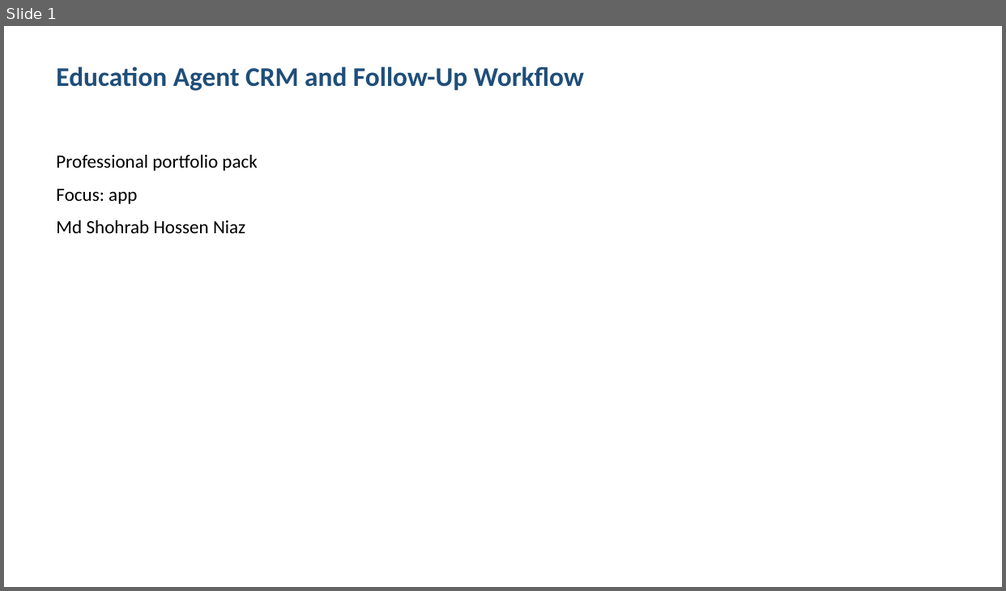
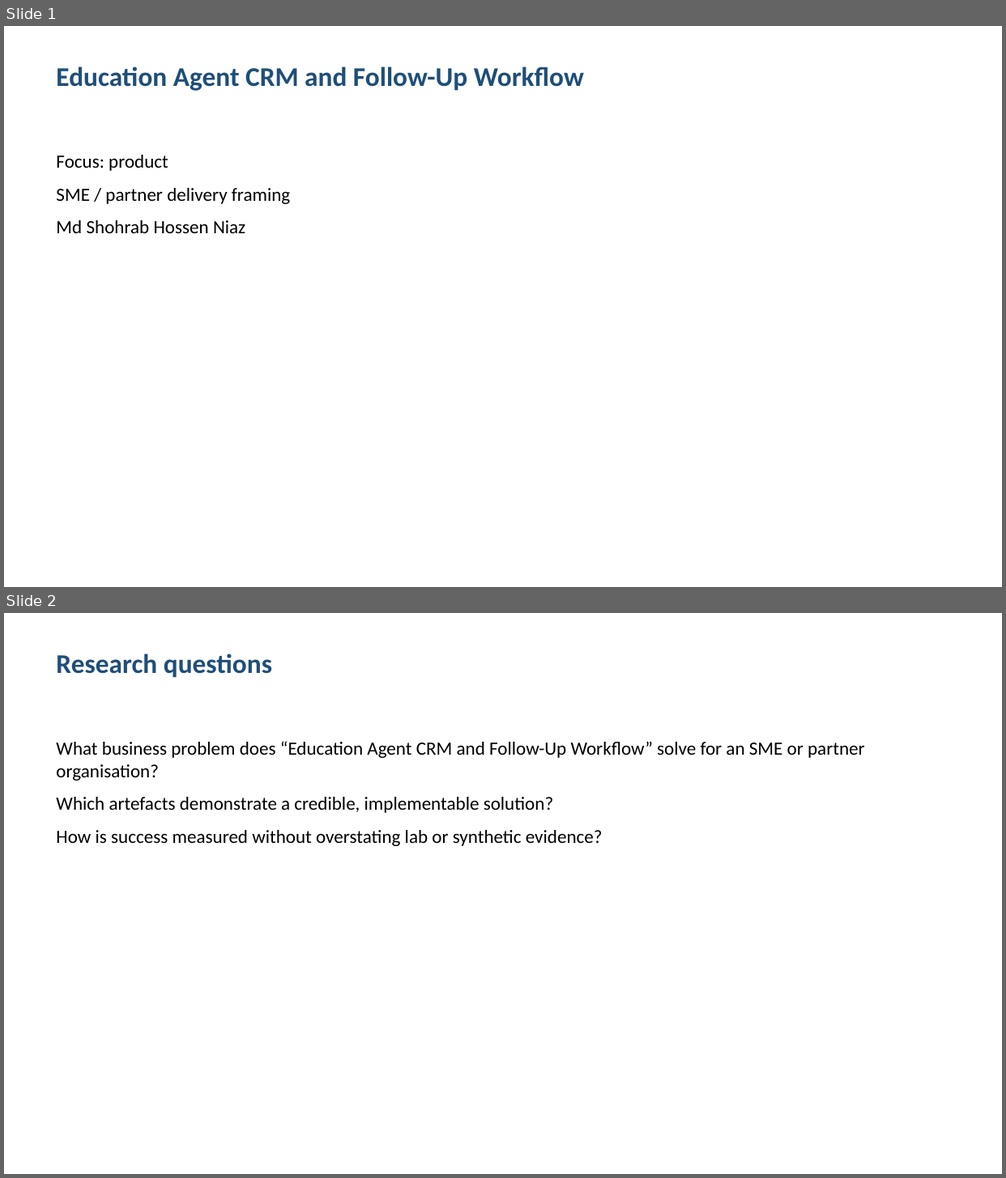
Before and after one commit to shohrabniaz/education-agent-crm-and-follow-up-workflow, a slide deck: Final_Submission/02_Presentation.pptx. Shown one above the other, each under a label of ours: slide 1 before the commit, slides 1 and 2 after it. The pictures are 1006x591 and 1006x1178 pixels, drawn with LibreOffice and Linux fonts; fonts in the diff are those of the drawing. Boxes give left, top, right and bottom in pixels: in the first picture for what was removed or moved away, otherwise in the second. Text is boxed around its words. In the diff, an @@ line names an element or a change of style, - is before the commit and + after.

Commit message:
Polish portfolio pack for professional showcase readiness.

```diff
--- a/Final_Submission/02_Presentation.pptx
+++ b/Final_Submission/02_Presentation.pptx
@@ slide 2 added at [4,613,1002,1174], background #FFFFFF @@
@@ text added at [56,653,272,678], 26 pt, text #1F4E79, bold @@
+Research questions
@@ text added at [56,741,865,846], 18 pt, text #000000 @@
+What business problem does “Education Agent CRM and Follow-Up Workflow” solve for an SME or partner organisation?
+Which artefacts demonstrate a credible, implementable solution?
+How is success measured without overstating lab or synthetic evidence?
@@ slide 1 changed as well @@
@@ text at [56,155,290,204]: text changed @@
-Professional portfolio pack
-Focus: app
+Focus: product
+SME / partner delivery framing
```
Also in this commit, not shown: 2 other slides changed, 1 slide removed, 12 other files.
